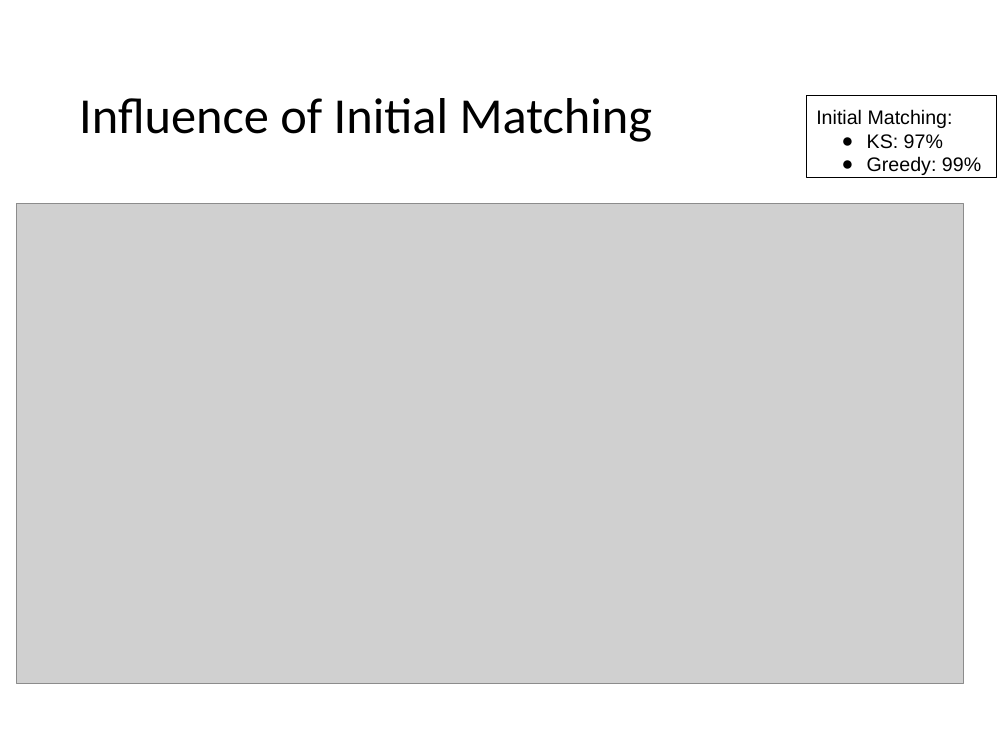
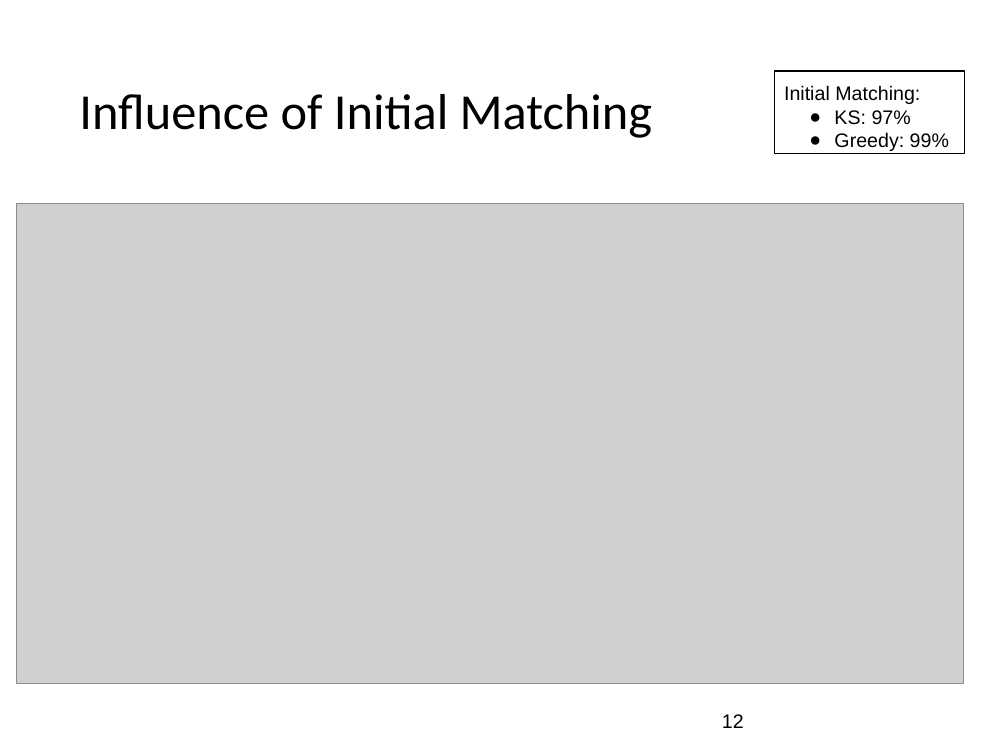
Before and after one commit to suem/dphpc-project, a slide deck: slide 12 of Final Presentation.pptx. Drawn at 1008x756 pixels with LibreOffice and Linux fonts; fonts in the diff are those of the drawing; grey boxes stand for pictures. Boxes give left, top, right and bottom in pixels: in the first picture for what was removed or moved away, otherwise in the second. Text is boxed around its words. In the diff, an @@ line names an element or a change of style, - is before the commit and + after.

```diff
--- a/Final Presentation.pptx
+++ b/Final Presentation.pptx
@@ title "Influence of Initial Matching" at <box>79,94,652,138</box>: line spacing 1 to 0.9 @@
@@ rectangle "Initial Matching:": place and size @@
-rectangle "Initial Matching:" at <box>806,95,997,177</box>
+rectangle "Initial Matching:" at <box>774,71,965,153</box>
@@ rectangle "Initial Matching:" at <box>774,71,965,153</box>: outline #000000 0.74 pt to #000000 0.75 pt @@
@@ page number added at <box>722,714,744,728</box>, 14 pt, text #000000 @@
+12
```
Also in this commit, not shown: 14 other slides changed.
